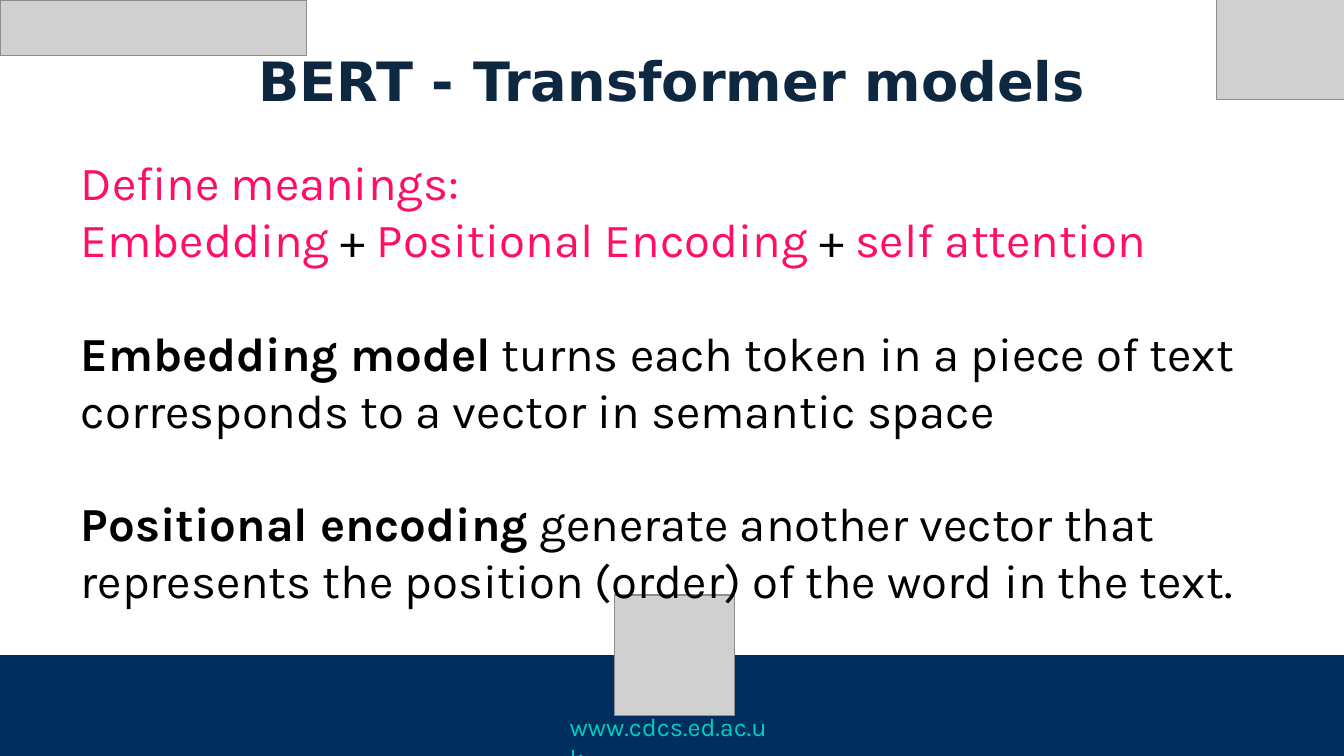
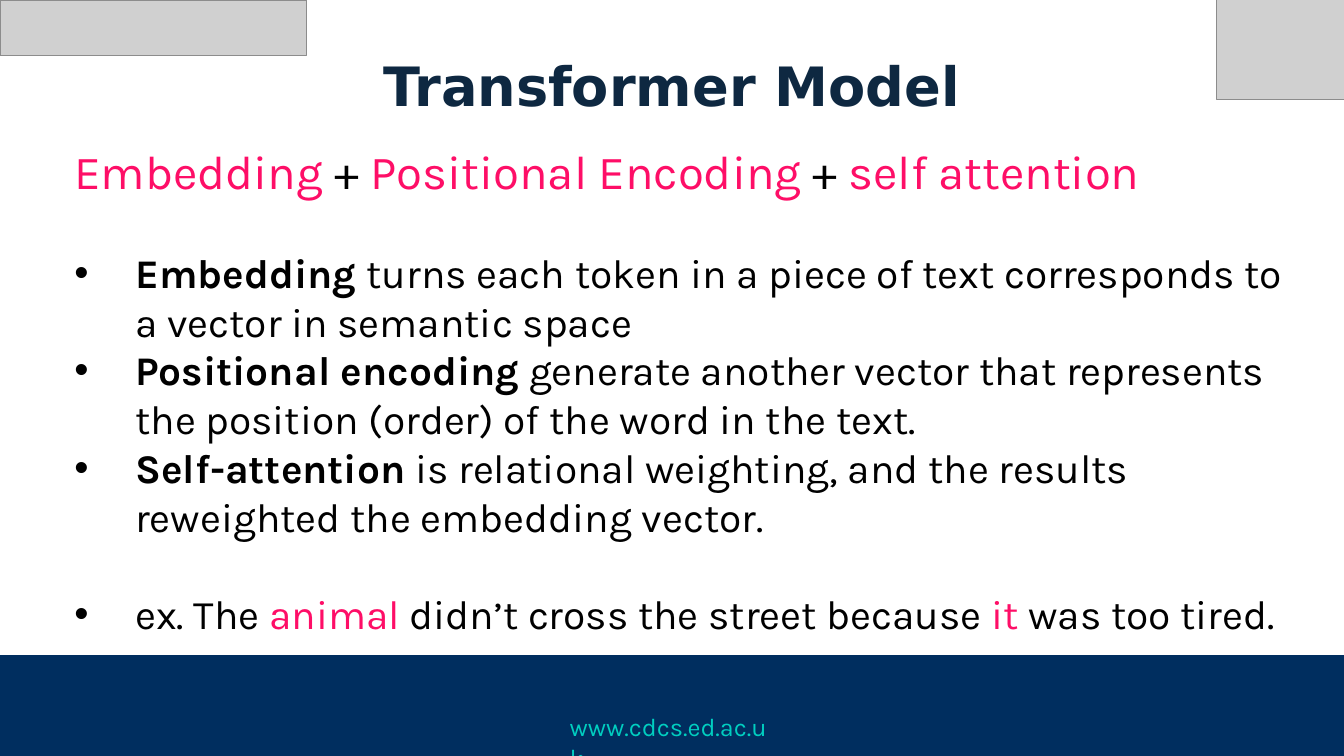
Before and after one commit to DCS-training/TopicModellingBert, a slide deck: slide 15 of Slides/TopicModelingBERT_W1_JL.pptx (slide 17 before the commit). Drawn at 1344x756 pixels with LibreOffice and Linux fonts; fonts in the diff are those of the drawing; grey boxes stand for pictures. Boxes give left, top, right and bottom in pixels: in the first picture for what was removed or moved away, otherwise in the second. Text is boxed around its words. In the diff, an @@ line names an element or a change of style, - is before the commit and + after.

```diff
--- a/Slides/TopicModelingBERT_W1_JL.pptx
+++ b/Slides/TopicModelingBERT_W1_JL.pptx
@@ text at (383, 64, 960, 107): text changed @@
-BERT - Transformer models
+Transformer Model
@@ text "Embedding + Positional Encoding + ...": place and size @@
-text "Embedding + Positional Encoding + ..." at (81, 167, 1234, 610)
+text "Embedding + Positional Encoding + ..." at (74, 156, 1282, 630)
@@ text at (81, 167, 459, 211): paragraph removed @@
-Define meanings:
@@ text at (135, 259, 1282, 347): text changed; size 28 to 24 pt @@
-Embedding model turns each token in a piece of text corresponds to a vector in semantic space
+• Embedding turns each token in a piece of text corresponds to a vector in semantic space
@@ text at (135, 356, 1264, 444): size 28 to 24 pt in "Positional encoding generate another vector that represents ..."; bullet none to • @@
@@ text at (135, 454, 1274, 630): paragraphs added @@
+• Self-attention is relational weighting, and the results reweighted the embedding vector.
+• ex. The animal didn’t cross the street because it was too tired.
@@ picture removed at (615, 595, 735, 716) @@
```
Also in this commit, not shown: 9 other slides changed, 8 slides added, 1 slide removed, 2 other files.
